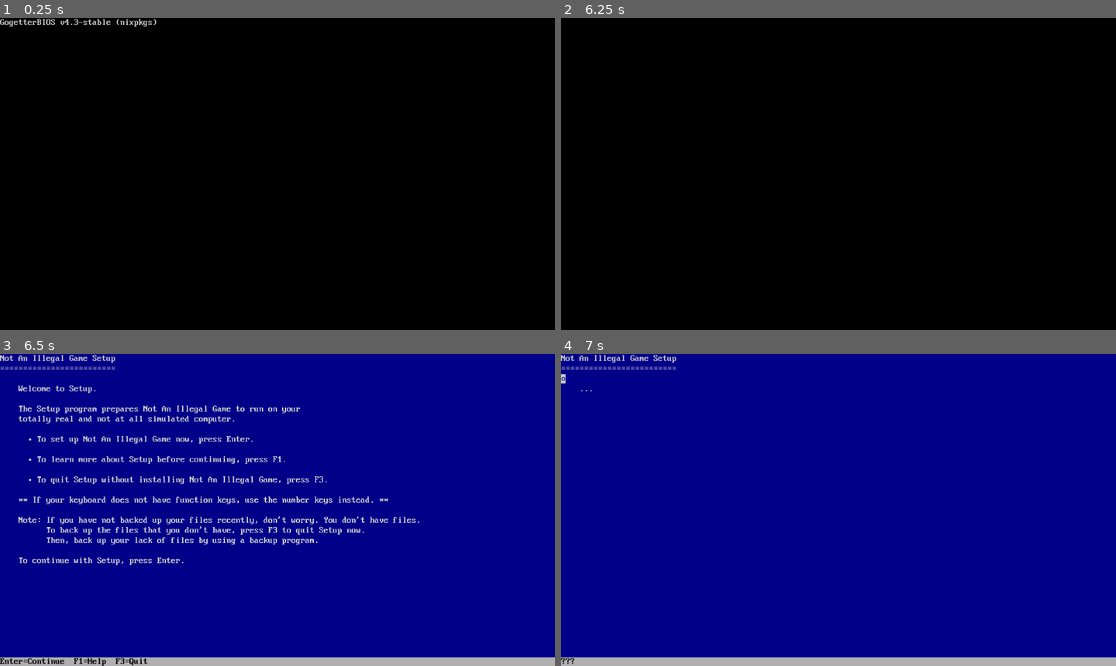
Above: before the commit, frames 1-4 (two rows, left to right).
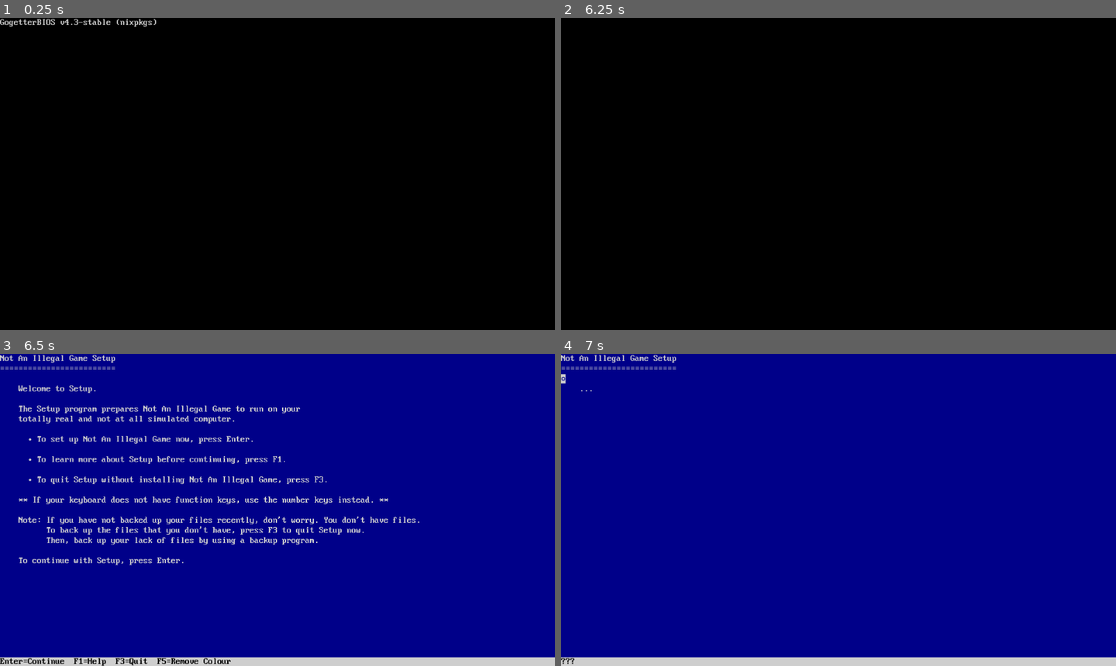
Above: after the commit, the same moments.

Repository: AeriaVelocity/not-an-illegal-game
Game: Godot game, scene res://Scenes/intro.tscn
Same seed, same stepped clock (60 frames per second), same inputs: the game is played once before the commit and once after it.
Inputs:
- Up to frame 1 (0.25 s): no input
- Up to frame 2 (6.25 s): tap Enter (ui_accept) at 0.5, 0.77, 1.25, 1.52, 2, 2.75, 3.02, 3.5, 3.77, 4.52, 5, 6.02 s
- Up to frame 3 (6.5 s): no input
- Up to frame 4 (7 s): tap Enter (ui_accept) at 6.77 s

Frames 1-2 are identical in both runs. In frame 3, 2.4% of the frame differs, in the area x 0-100%, y 97-100%; in frame 4, 2.7%.

Commit message:
Added the ability to remove colour from the preinstallation wizard, just like Windows 9x

Diff:
--- a/Scripts/preinstallation_interaction.gd
+++ b/Scripts/preinstallation_interaction.gd
@@ -7,6 +7,7 @@
 var previous_node: Control
 
 var is_ready = false
+var colour_removed = false
 
 @onready var animations = $AnimationPlayer
 
@@ -35,6 +36,8 @@
                     current_screen = 0
                 if key == "3" || key == "F3":
                     get_tree().quit()
+                if key == "5" || key == "F5":
+                    colour_removed = true
             _:
                 pass
 
@@ -45,7 +48,7 @@
         0:
             keys.text = "F3=Quit  Escape=Previous Screen"
         1:
-            keys.text = "Enter=Continue  F1=Help  F3=Quit"
+            keys.text = "Enter=Continue  F1=Help  F3=Quit  F5=Remove Colour"
         _:
             keys.text = "???"
 
@@ -61,14 +64,18 @@
     set_keys()
 
 func set_colours():
+    var main = "#000089"
+    if colour_removed:
+        main = Color.BLACK
+
     if current_screen == 0:
-        color = "#afafaf"
-        $Keys.color = "#000089"
+        color = "#cecece"
+        $Keys.color = main
         current_node.get_node("Label").modulate = Color.BLACK
         $Keys/Label.modulate = Color.WHITE
     else:
-        color = "#000089"
-        $Keys.color = "#afafaf"
+        color = main
+        $Keys.color = "#cecece"
         current_node.get_node("Label").modulate = Color.WHITE
         $Keys/Label.modulate = Color.BLACK
 
